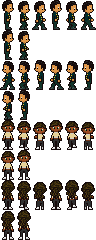
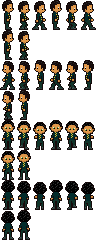
Revision of a layered 96×240 image; what changed, layer by layer:
painted on "hair" over bbox(2, 180, 94, 230)
painted on "main_character" over bbox(2, 121, 94, 239)
